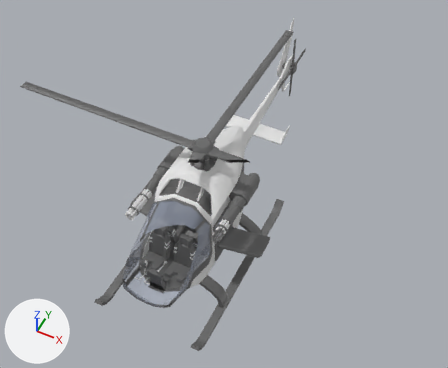
A saved change to the FBX model SH-1/SH-1.fbx.
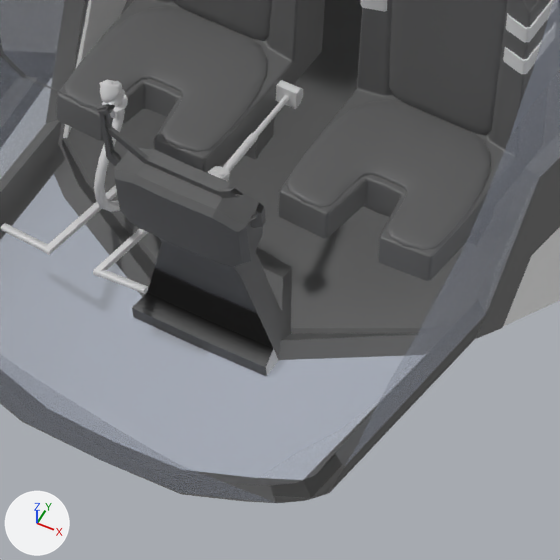
Each version is shown whole from a 50 mm camera at (4.92, -8.18, 13.39) aimed at (0.23, 1.19, 1.67), then close up on the part from 30% to 44% of the width and 68% to 85% of the height. Arrows for +X, +Y and +Z are at lower left; the lights stay in place. Everything nearer to the camera than a plane just in front of the edit is cut away. Where no turn or scale is listed for an object, it has been applied to the vertices. Vertices at the same position are counted once.

Objects in the first close-up: 'Canopy', 'Collective', 'Joystick', 'PedalL', 'PedalR', 'SH-1'.
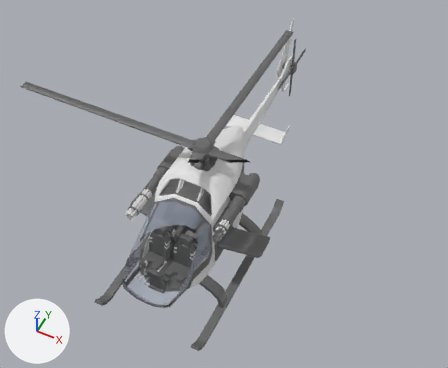
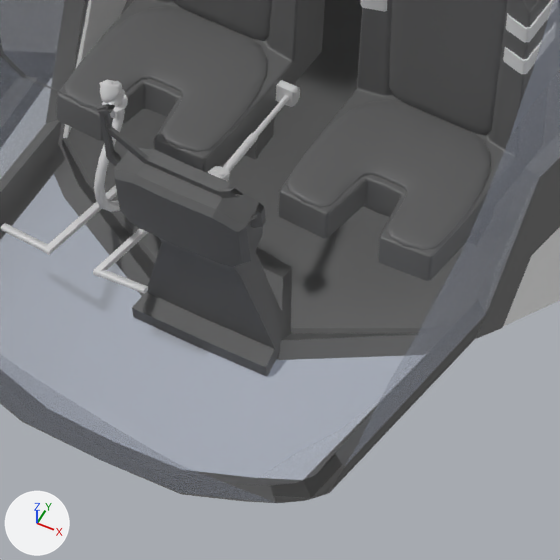
Where the change shows, as pixel boxes (x1, y1, x2, y2) in the close-ups (560 x 560 px; the box of a moved part takes in the faces that stretch with it):
part 1 of me_cube_048, moved or reshaped
    before: (104, 115, 292, 375)
    after: (104, 115, 292, 376)

The change, as a diff of the scene's bpy script:
```diff
--- a/SH-1/SH-1.fbx.py
+++ b/SH-1/SH-1.fbx.py
@@ me_cube_048 @@
 # used by ob_sh_1; location = (0.0, 0.0, 0.0)
-me_cube_048.from_pydata(...)  # 6107 vertices, 5503 faces; spans x -1.43..1.43, y -2.51..6.61, z 0.0..3.55
+me_cube_048.from_pydata(...)  # 6105 vertices, 5503 faces; spans x -1.43..1.43, y -2.51..6.61, z 0.0..3.55
+# me_cube_048 part 1
+# 2 vertices are removed from x -0.2..0.2, y -1.83, z 0.93
+# 12 faces are deleted
+# 12 new faces join them, mat_metal2 (dark grey #696969)
 me_cube_048.materials.append(mat_metal)
```
